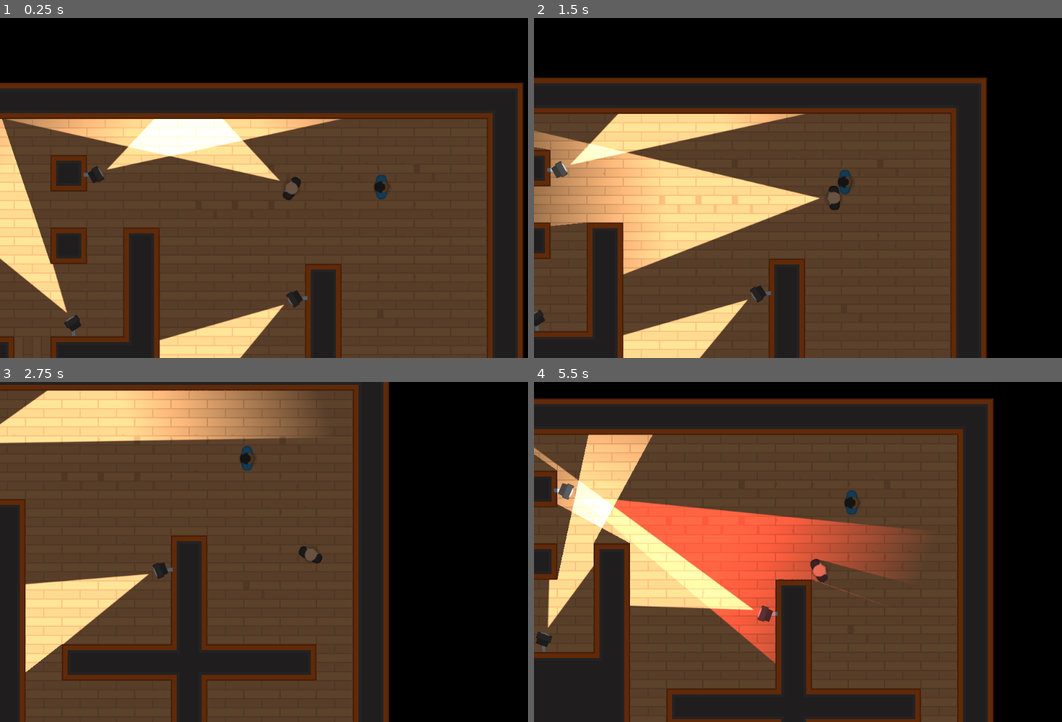
Above: before the commit, frames 1-4 (two rows, left to right).
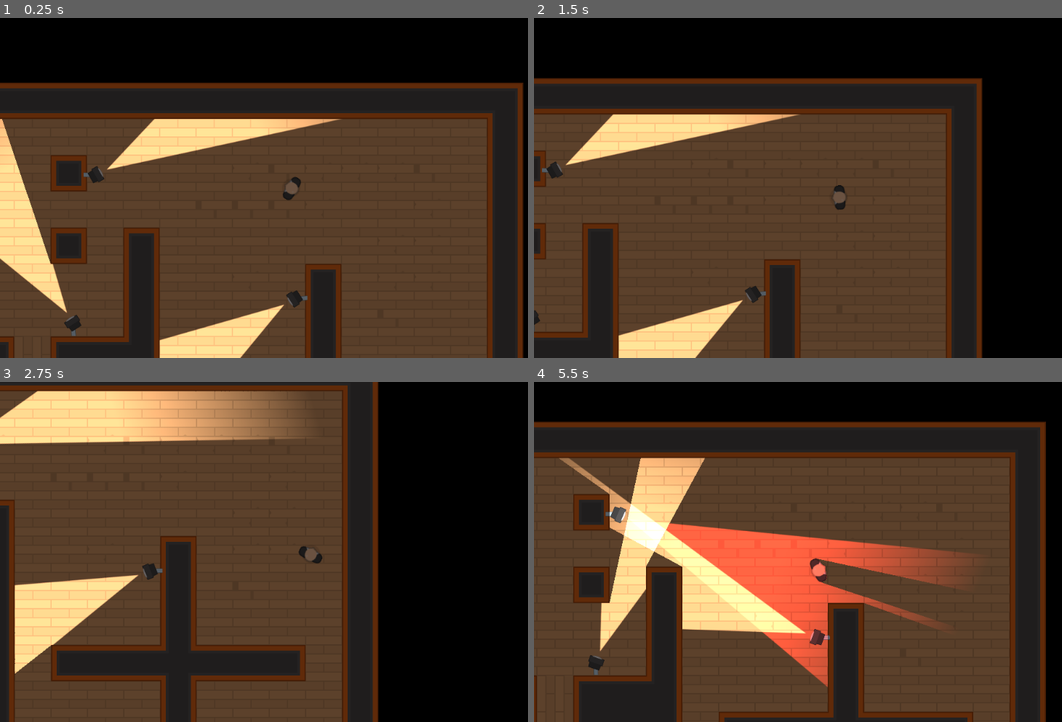
Above: after the commit, the same moments.

Repository: kleimaj/top-down-sneaky
Game: Godot game, scene res://Levels/TemplateLevel.tscn
The game is run twice, just before and just after one commit, with the same random seed, the same clock (stepped at 60 frames per second) and the same inputs.
Inputs (mouse positions are in pixels of both pictures, inside the frame that each line leads up to):
- Up to frame 1 (0.25 s): no input
- Up to frame 2 (1.5 s): tap Enter at 0.5 s; move the mouse to (951, 171) at 0.52 s; hold D (move_right) 0.53-1.28 s; tap Space (fire) at 0.6, 1.35 s; move the mouse to (708, 205) at 1.27 s; hold S (move_down) from 1.28 s (still down)
- Up to frame 3 (2.75 s): move the mouse to (348, 477) at 2.02 s; release S (move_down) at 2.03 s; hold D (move_right) from 2.03 s (still down); tap Space (fire) at 2.1 s
- Up to frame 4 (5.5 s): move the mouse to (798, 620) at 2.77 s; release D (move_right) at 2.78 s; hold W (move_up) 2.78-3.53 s; tap Space (fire) every 0.75 s from 2.85 to 5.1 s; move the mouse to (998, 603) at 3.52 s; hold A (move_left) 3.53-5.03 s; move the mouse to (650, 501) at 4.27 s; move the mouse to (856, 552) at 5.02 s; hold S (move_down) from 5.03 s (still down)

The runs differ from the first frame. In frame 1, 4.0% of the frame differs, in the area x 1-74%, y 29-54%; in frame 2, 18%; in frame 3, 15%; in frame 4, 62%, in the area x 0-97%, y 4-100%.

Commit message:
adds NPC Player LOS

Diff:
--- a/Characters/NPCs/Camera.tscn
+++ b/Characters/NPCs/Camera.tscn
@@ -34,6 +34,8 @@
 [node name="CameraBody" type="KinematicBody2D" parent="."]
 position = Vector2( 6.38855, 0.117985 )
 rotation = -0.523599
+collision_layer = 4
+collision_mask = 3
 script = ExtResource( 4 )
 __meta__ = {
 "_edit_group_": true
--- a/Characters/NPCs/PlayerDetection.gd
+++ b/Characters/NPCs/PlayerDetection.gd
@@ -1,6 +1,7 @@
 extends "res://Characters/TemplateCharacter.gd"
 
 const FOV_TOLERANCE = 20
+const MAX_DETECTION_RANGE = 640
 const RED = Color(1,0.25,0.25)
 const WHITE = Color(1,1,1)
 
@@ -10,7 +11,7 @@
 	Player = get_node("/root").find_node("Player", true, false)
 
 func _process(delta):
-	if Player_in_FOV():
+	if Player_in_FOV() and Player_in_LOS():
 		$Torch.color = RED
 	else:
 		$Torch.color = WHITE
@@ -19,3 +20,15 @@
 	var npc_facing_direction = Vector2(1, 0).rotated(global_rotation)
 	var direction_to_Player = (Player.position - global_position).normalized()
 	return abs(direction_to_Player.angle_to(npc_facing_direction)) < deg2rad(FOV_TOLERANCE)
+
+func Player_in_LOS():
+	var space = get_world_2d().direct_space_state
+	var LOS_obstacle = space.intersect_ray(global_position, Player.global_position, [self], collision_mask)
+	if not LOS_obstacle:
+		return false
+	var distance_to_player = Player.global_position.distance_to(global_position)
+	var Player_in_Range = distance_to_player < MAX_DETECTION_RANGE
+	if LOS_obstacle.collider == Player and Player_in_Range:
+		return true
+	else:
+		return false
--- a/Characters/Player.tscn
+++ b/Characters/Player.tscn
@@ -1,11 +1,11 @@
-[gd_scene load_steps=5 format=2]
+[gd_scene load_steps=4 format=2]
 
 [ext_resource path="res://Characters/TemplateCharacter.tscn" type="PackedScene" id=1]
 [ext_resource path="res://Player.gd" type="Script" id=2]
 [ext_resource path="res://GFX/PNG/Hitman 1/hitman1_stand.png" type="Texture" id=3]
-[ext_resource path="res://Lightmaps/Torch.tscn" type="PackedScene" id=4]
 
 [node name="Player" instance=ExtResource( 1 )]
+collision_mask = 2147483654
 script = ExtResource( 2 )
 
 [node name="Sprite" parent="." index="0"]
@@ -14,6 +14,3 @@
 [node name="Camera2D" type="Camera2D" parent="." index="2"]
 current = true
 smoothing_enabled = true
-
-[node name="Torch" parent="." index="3" instance=ExtResource( 4 )]
-position = Vector2( 18.1709, 0.291191 )
--- a/Levels/TemplateLevel.tscn
+++ b/Levels/TemplateLevel.tscn
@@ -1,14 +1,15 @@
-[gd_scene load_steps=5 format=2]
+[gd_scene load_steps=4 format=2]
 
 [ext_resource path="res://Tiles/Tiles.tres" type="TileSet" id=1]
 [ext_resource path="res://Characters/Player.tscn" type="PackedScene" id=2]
-[ext_resource path="res://Characters/TemplateCharacter.tscn" type="PackedScene" id=3]
 [ext_resource path="res://Characters/NPCs/Camera.tscn" type="PackedScene" id=4]
 
 [node name="TemplateLevel" type="Node2D"]
 
 [node name="TileMap" type="TileMap" parent="."]
 tile_set = ExtResource( 1 )
+collision_layer = 2
+collision_mask = 5
 format = 1
 tile_data = PoolIntArray( -131074, 1, 0, -131073, 1, 2, -196608, 1, 2, -196607, 1, 2, -196606, 1, 2, -196605, 1, 2, -19 …(3461 unchanged characters)…
 
@@ -17,9 +18,6 @@
 
 [node name="CanvasModulate" type="CanvasModulate" parent="."]
 color = Color( 0.415686, 0.396078, 0.396078, 1 )
-
-[node name="TemplateCharacter" parent="." instance=ExtResource( 3 )]
-position = Vector2( 776.056, -7.72995 )
 
 [node name="Cameras" type="Node" parent="."]
 
--- a/Player.gd
+++ b/Player.gd
@@ -22,6 +22,6 @@
 	else:
 		motion.x = lerp(motion.x, 0, FRICTION)
 
-func _input(event):
-	if Input.is_action_just_pressed("fire"):
-		$Torch.enabled = !$Torch.enabled
+#func _input(event):
+#	if Input.is_action_just_pressed("fire"):
+#		$Torch.enabled = !$Torch.enabled
--- a/project.godot
+++ b/project.godot
@@ -47,6 +47,12 @@
  ]
 }
 
+[layer_names]
+
+2d_physics/layer_1="Player"
+2d_physics/layer_2="Tilemap"
+2d_physics/layer_3="NPC"
+
 [rendering]
 
 quality/driver/driver_name="GLES2"
